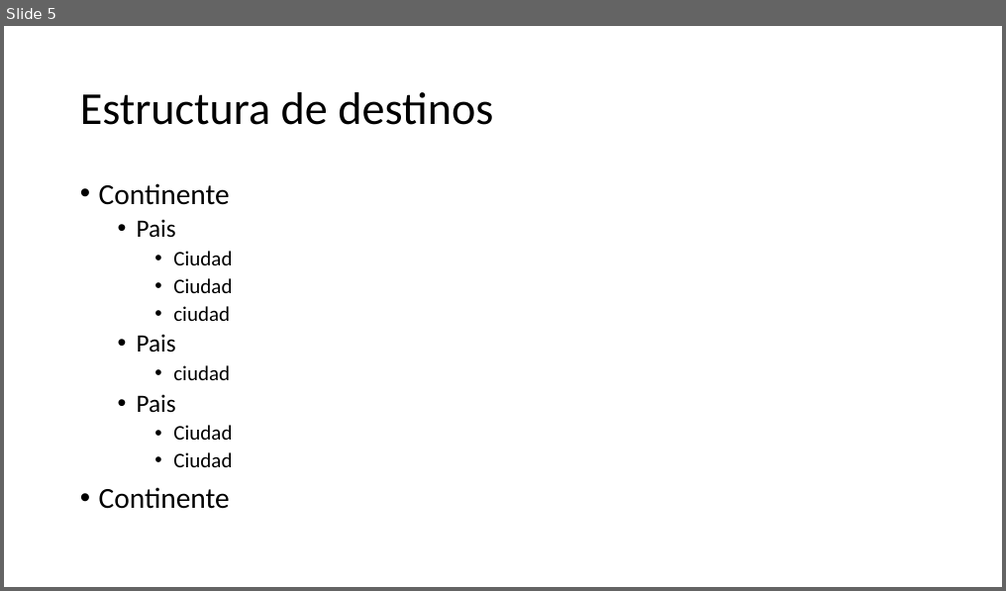
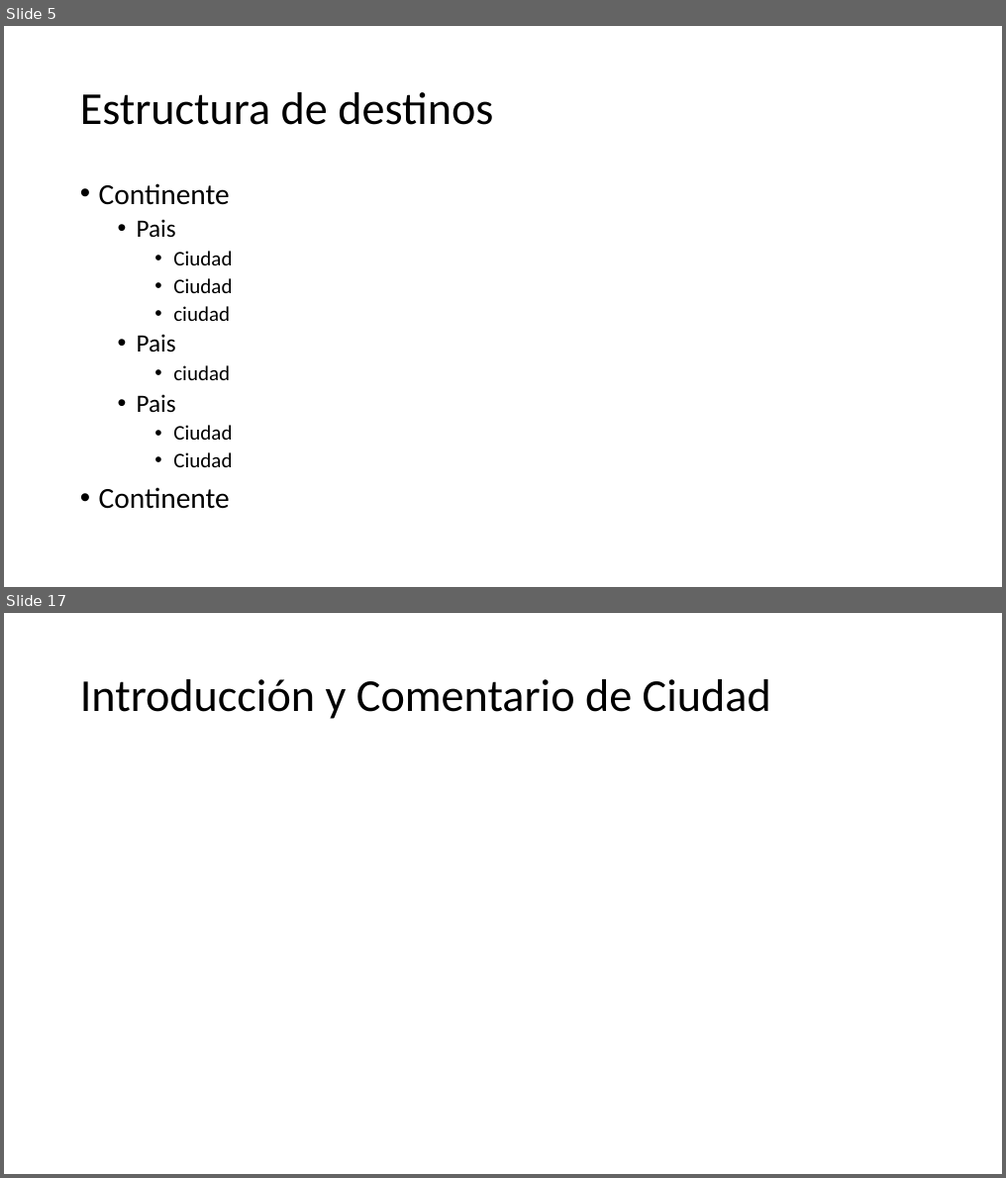
Before and after one commit to dominique120/1684, a slide deck: El Destino Alterno.pptx. Shown one above the other, each under a label of ours: slide 5 before the commit, slides 5 and 17 after it; the slides between them are not shown. The pictures are 1006x591 and 1006x1178 pixels, drawn with LibreOffice and Linux fonts; fonts in the diff are those of the drawing. Boxes give left, top, right and bottom in pixels: in the first picture for what was removed or moved away, otherwise in the second. Text is boxed around its words. In the diff, an @@ line names an element or a change of style, - is before the commit and + after.

Commit message:
ppt

```diff
--- a/El Destino Alterno.pptx
+++ b/El Destino Alterno.pptx
@@ slide 17 added at (x1=4, y1=613, x2=1002, y2=1174), background #FFFFFF @@
@@ title added at (x1=80, y1=679, x2=771, y2=719), 44 pt, text #000000 @@
+Introducción y Comentario de Ciudad
```
Also in this commit, not shown: 20 other slides added, 1 slide removed, 6 other files.
